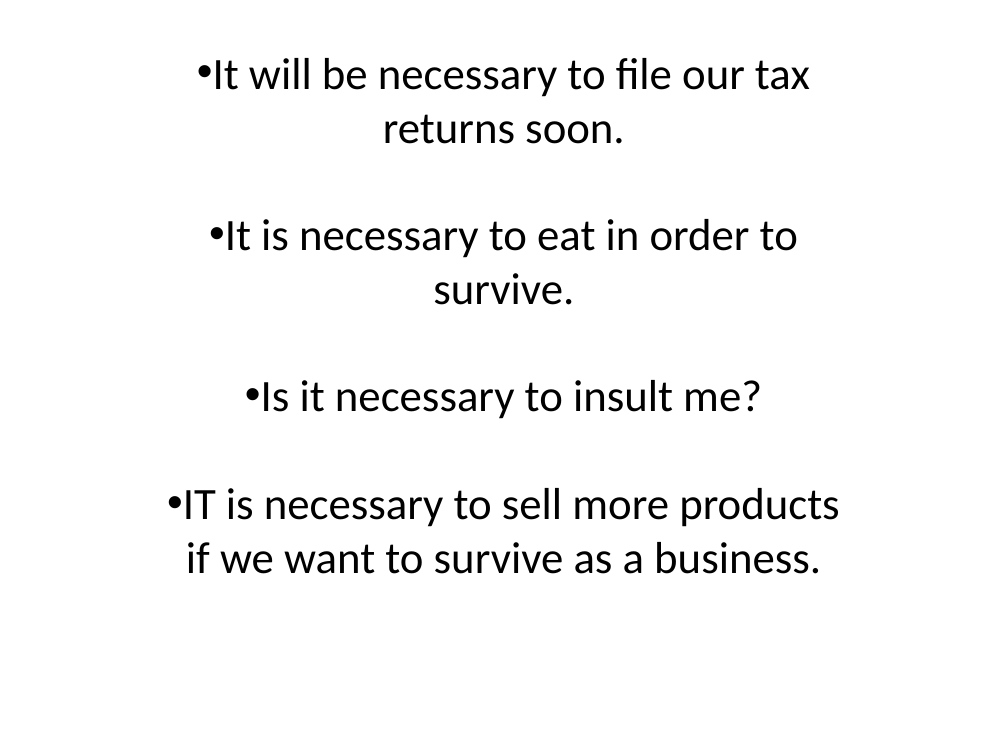
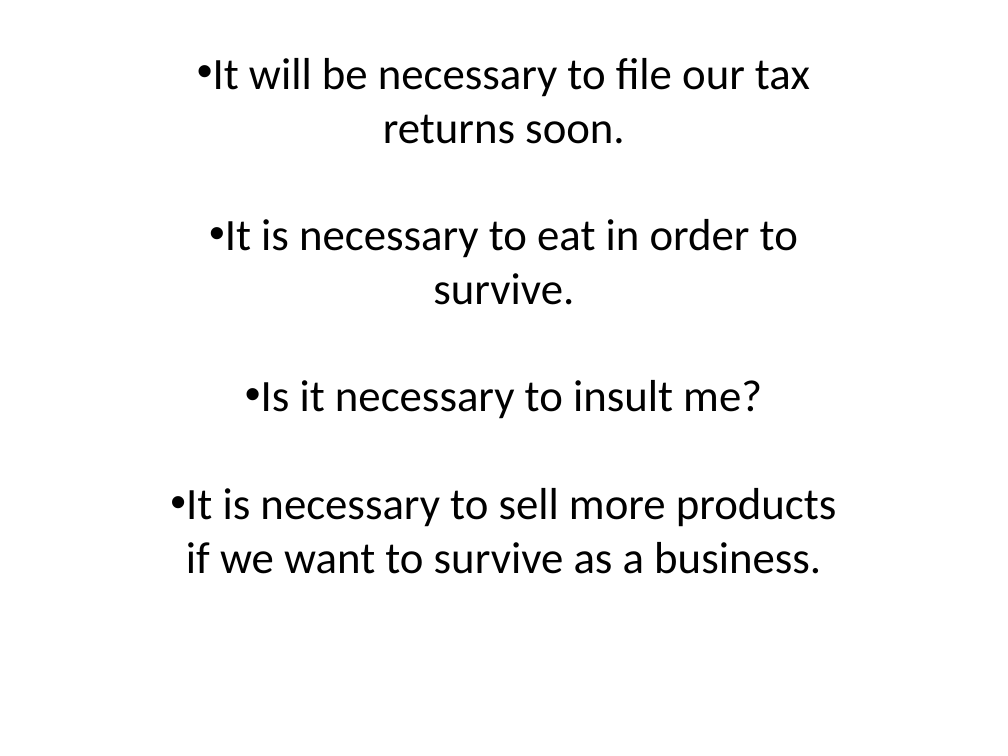
Before and after one commit to YusefQuinlan/BusinessEnglish, a slide deck: slide 6 of BusinessAdjectives4.pptx. Drawn at 1008x756 pixels with LibreOffice and Linux fonts; fonts in the diff are those of the drawing. Boxes give left, top, right and bottom in pixels: in the first picture for what was removed or moved away, otherwise in the second. Text is boxed around its words. In the diff, an @@ line names an element or a change of style, - is before the commit and + after.

```diff
--- a/BusinessAdjectives4.pptx
+++ b/BusinessAdjectives4.pptx
@@ subtitle at box(186, 488, 836, 574): text changed @@
-• IT is necessary to sell more products if we want to survive as a business.
+• It is necessary to sell more products if we want to survive as a business.
```
Also in this commit, not shown: 3 other slides changed, 2 other files.
